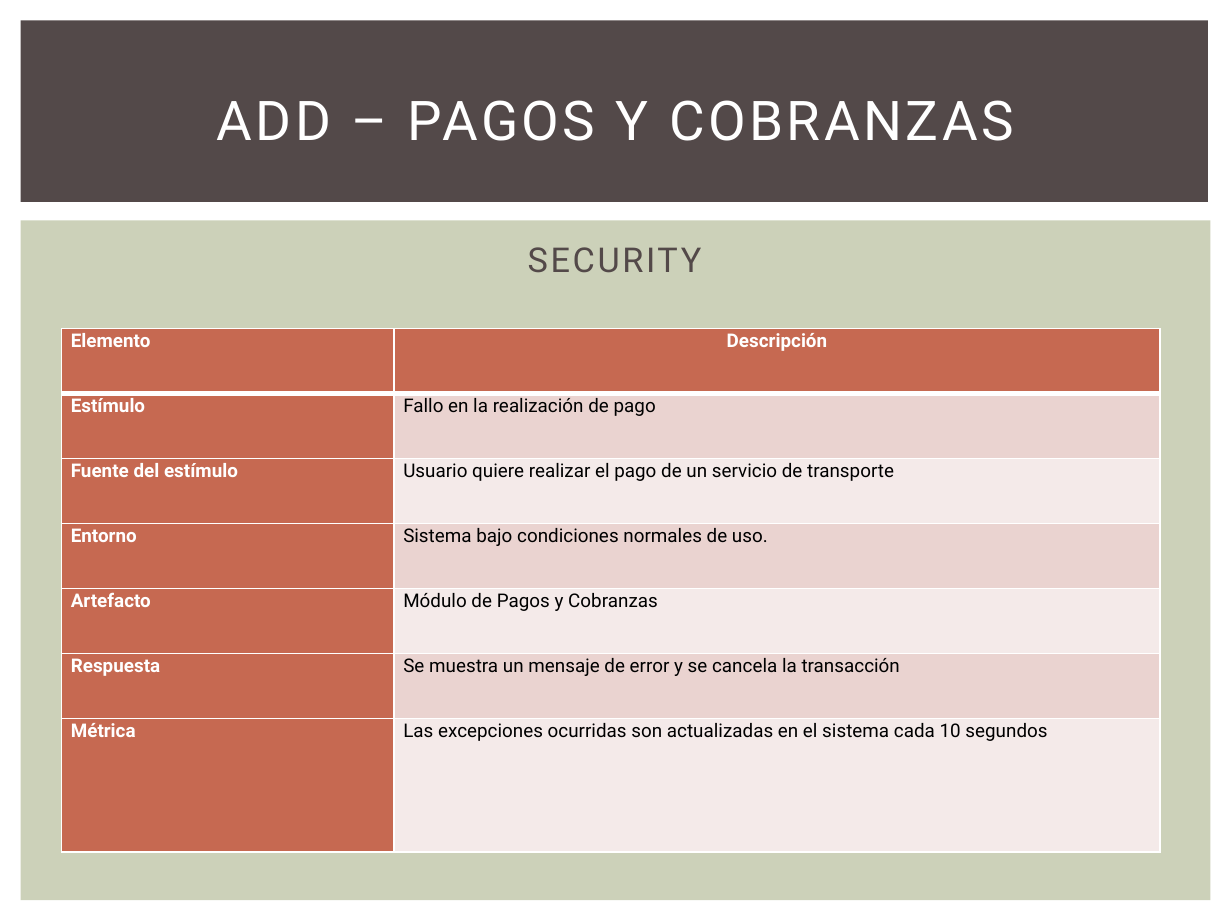
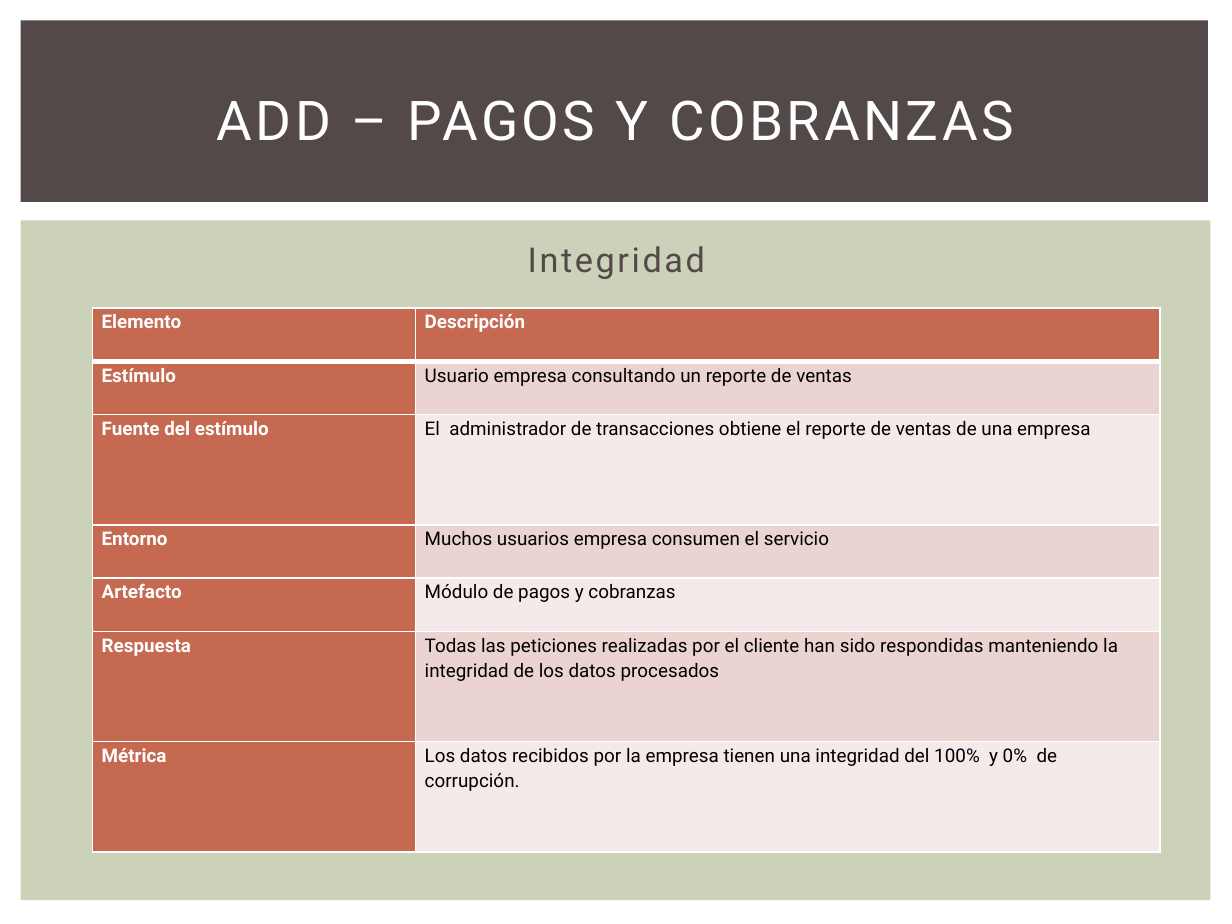
Before and after one commit to GesekCore/Arquitectura-de-Software-2015-01, a slide deck: slide 21 of TB-02 PPT.pptx. Drawn at 1232x924 pixels with LibreOffice and Linux fonts; fonts in the diff are those of the drawing. Boxes give left, top, right and bottom in pixels: in the first picture for what was removed or moved away, otherwise in the second. Text is boxed around its words. In the diff, an @@ line names an element or a change of style, - is before the commit and + after.

```diff
--- a/TB-02 PPT.pptx
+++ b/TB-02 PPT.pptx
@@ text at (528,246,705,279): text changed @@
-SECURITY
+Integridad
@@ table at (92,308,1159,853) @@
-row 2, column 2: Fallo en la realización de pago
+row 2, column 2: Usuario empresa consultando un reporte de ventas
-row 3, column 2: Usuario quiere realizar el pago de un servicio de transporte
+row 3, column 2: El administrador de transacciones obtiene el reporte de ventas de una empresa
-row 4, column 2: Sistema bajo condiciones normales de uso.
+row 4, column 2: Muchos usuarios empresa consumen el servicio
-row 5, column 2: Módulo de Pagos y Cobranzas
+row 5, column 2: Módulo de pagos y cobranzas
-row 6, column 2: Se muestra un mensaje de error y se cancela la transacción
+row 6, column 2: Todas las peticiones realizadas por el cliente han sido respondidas manteniendo la integridad de los datos procesados
-row 7, column 2: Las excepciones ocurridas son actualizadas en el sistema cada 10 segundos
+row 7, column 2: Los datos recibidos por la empresa tienen una integridad del 100% y 0% de corrupción.
@@ line spacing 1.07 to 1.15 @@
@@ alignment centre to left @@
@@ table: place and size @@
-table at (62,329,1161,853)
+table at (92,308,1159,853)
```
Also in this commit, not shown: 2 other slides changed, 2 slides added.
